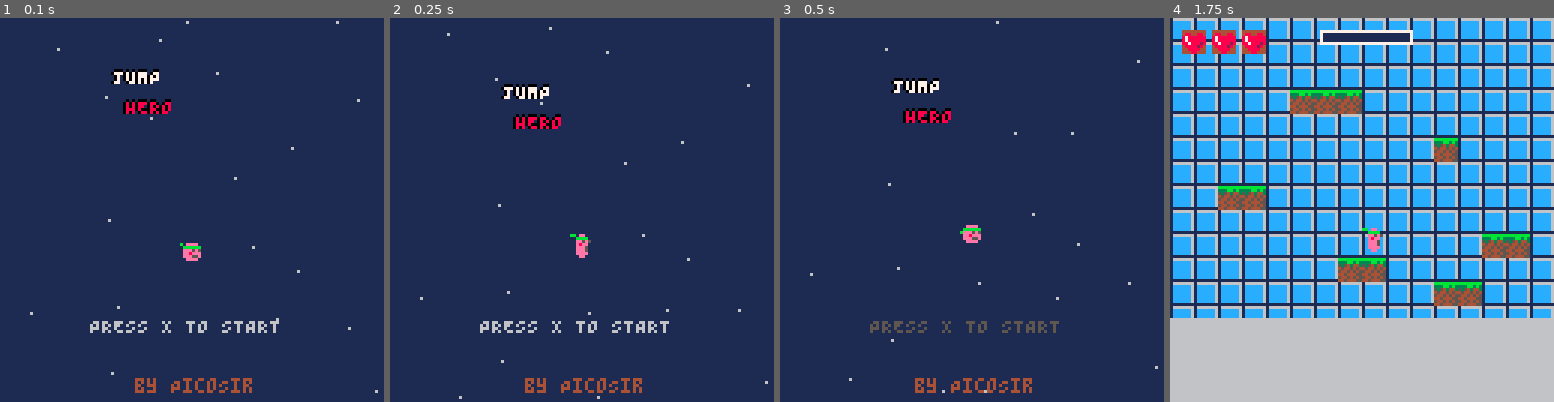
Above: before the commit, frames 1-4 (left to right).
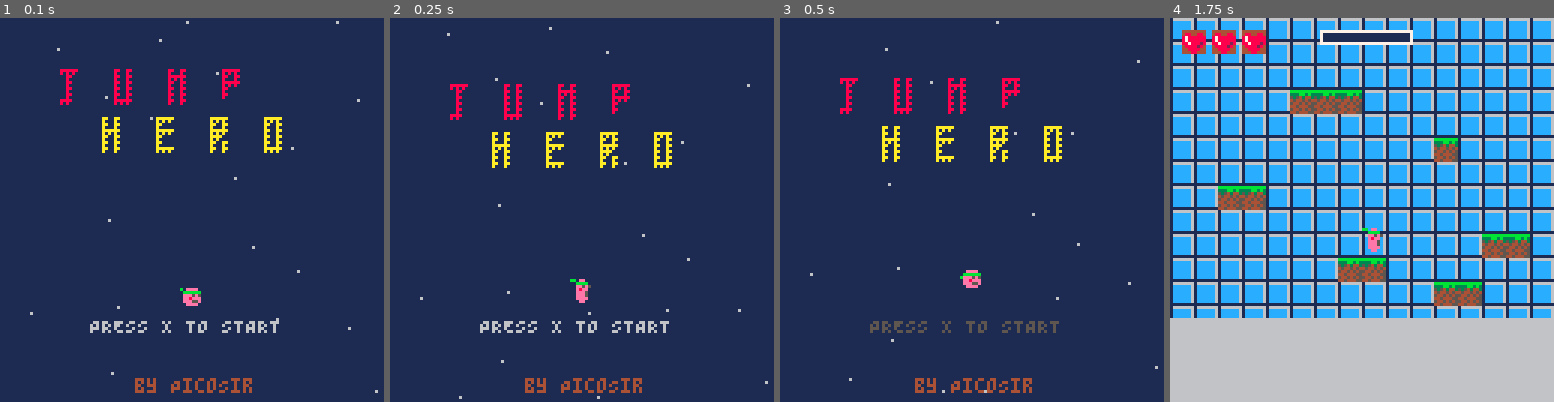
Above: after the commit, the same moments.

Repository: 6WENHAO/carts
Game: PICO-8 cartridge jump_hero/jump_hero.p8
Two runs of this game, one before a commit and one after it. Both use one fixed random seed, a clock stepped at 60 frames per second and the inputs below.
Inputs:
- Up to frame 1 (0.1 s): no input
- Up to frame 2 (0.25 s): no input
- Up to frame 3 (0.5 s): tap O (Z key) at 0.33 s
- Up to frame 4 (1.75 s): tap O (Z key) at 0.7, 1.43 s; tap X (X key) at 1.07 s

The runs differ from the first frame. In frame 1, 2.9% of the frame differs, in the area x 15-74%, y 13-75%; in frame 2, 2.9%; in frame 3, 2.9%; in frame 4, nothing differs.

Commit message:
优化标题页

Diff:
--- a/jump_hero/charged_jump_claw.lua
+++ b/jump_hero/charged_jump_claw.lua
@@ -4,10 +4,9 @@
 page = 0          -- 0: 开始页, 1: 游戏中
 player = nil
 ground_y = 100    -- 地面高度（备用）
-data1 = 0         -- 调试用，可删除
-title_charge = 0  -- 标题页蓄力动画
 camera_x = 0      -- 摄像机水平位置
 map_width = 128   -- 地图宽度（以 tile 为单位，128*8=1024像素）
+title_time = 0    -- 标题页动画计时器
 
 function _init()
     player = create_player()
@@ -67,12 +66,11 @@
         -- 标题上下浮动动画
         local title_y = 20 + sin(title_time * 0.05) * 3
 
-        -- 绘制标题 "JUMP HERO"
-        draw_text_shadow("JUMP", 38, title_y, 7)
-        draw_text_shadow("HERO", 42, title_y + 10, 8)
+        -- 绘制标题 "JUMP HERO" (放大版)
+        draw_large_title(title_y)
 
         -- 绘制跳跃的小人预览
-        local bob_y = 70 + sin(title_time * 0.1) * 4
+        local bob_y = 85 + sin(title_time * 0.1) * 4
         local jump_frame = flr(title_time / 10) % 4
         local preview_spr = 64 + jump_frame
         if (jump_frame == 2 or jump_frame == 3) then
@@ -104,11 +102,50 @@
     end
 end
 
--- 带阴影的文字绘制
-function draw_text_shadow(txt, x, y, col)
-    print(txt, x - 1, y, 0)  -- 阴影
-    print(txt, x, y - 1, 0)
-    print(txt, x, y, col)
+-- 绘制放大版标题 (彩虹色)
+function draw_large_title(y)
+    local colors = {8, 9, 10, 11, 12, 13, 14, 15}
+    local start_x = 20
+
+    -- JUMP (彩色)
+    draw_big_char("J", start_x, y, colors[1])
+    draw_big_char("U", start_x + 18, y, colors[1])
+    draw_big_char("M", start_x + 36, y, colors[1])
+    draw_big_char("P", start_x + 54, y, colors[1])
+
+    -- HERO (彩色)
+    draw_big_char("H", start_x + 14, y + 16, colors[3])
+    draw_big_char("E", start_x + 32, y + 16, colors[3])
+    draw_big_char("R", start_x + 50, y + 16, colors[3])
+    draw_big_char("O", start_x + 68, y + 16, colors[3])
+end
+
+-- 绘制单个大字符 (1.5x 放大)
+function draw_big_char(char, x, y, col)
+    local patterns = {
+        ["J"] = {1,1,1, 0,1,0, 0,1,0, 0,1,0, 0,1,0, 1,1,0},
+        ["U"] = {1,0,1, 1,0,1, 1,0,1, 1,0,1, 1,0,1, 1,1,1},
+        ["M"] = {1,0,1, 1,1,1, 1,0,1, 1,0,1, 1,0,1, 1,0,1},
+        ["P"] = {1,1,1, 1,0,1, 1,1,1, 1,0,0, 1,0,0},
+        ["H"] = {1,0,1, 1,0,1, 1,1,1, 1,0,1, 1,0,1, 1,0,1},
+        ["E"] = {1,1,1, 1,0,0, 1,1,1, 1,0,0, 1,0,0, 1,1,1},
+        ["R"] = {1,1,1, 1,0,1, 1,1,1, 1,1,0, 1,0,1, 1,0,1},
+        ["O"] = {1,1,1, 1,0,1, 1,0,1, 1,0,1, 1,0,1, 1,1,1}
+    }
+
+    local p = patterns[char]
+    if not p then return end
+
+    for i = 1, #p do
+        if p[i] == 1 then
+            local row = flr((i - 1) / 3)
+            local c = (i - 1) % 3
+            -- 1.5x 放大，使用传入的颜色
+            pset(x + c * 2, y + row * 2, col)
+            pset(x + c * 2 + 1, y + row * 2, col)
+            pset(x + c * 2, y + row * 2 + 1, col)
+        end
+    end
 end
 
 -- 更新摄像机跟随玩家
@@ -130,20 +167,20 @@
         x = 64, y = 64,
         w = 8, h = 8,
         dx = 0, dy = 0,
-        speed = 0.3,                -- 基础速度
-        run_mult = 2,               -- 按住 X 的加速倍数
+        speed = 0.3,               -- 基础速度
+        run_mult = 2,              -- 按住 X 的加速倍数
         gravity = 0.2,
-        max_fall = 4,               -- 最大下落速度
-        base_jump = -1.5,             -- 基础跳跃力量（负值向上）
-        max_charge = 3.5,             -- 最大蓄力值
-        jump_charge = 1.5,          -- 当前蓄力
-        jump_request = false,       -- 请求跳跃
-        o_prev = false,             -- 上一帧 O 键状态
+        max_fall = 4,              -- 最大下落速度
+        base_jump = -1.5,          -- 基础跳跃力量（负值向上）
+        max_charge = 3.5,          -- 最大蓄力值
+        jump_charge = 1.5,         -- 当前蓄力
+        jump_request = false,      -- 请求跳跃
+        o_prev = false,            -- 上一帧 O 键状态
         is_grounded = false,
-        is_charging = false,        -- 当前是否正在蓄力
+        is_charging = false,       -- 当前是否正在蓄力
         flip_x = false,
         direction = 1,
-        spr = 64,                   -- 当前精灵
+        spr = 64,                  -- 当前精灵
         hp = 3,
         max_hp = 3,
         invincible = 0,
